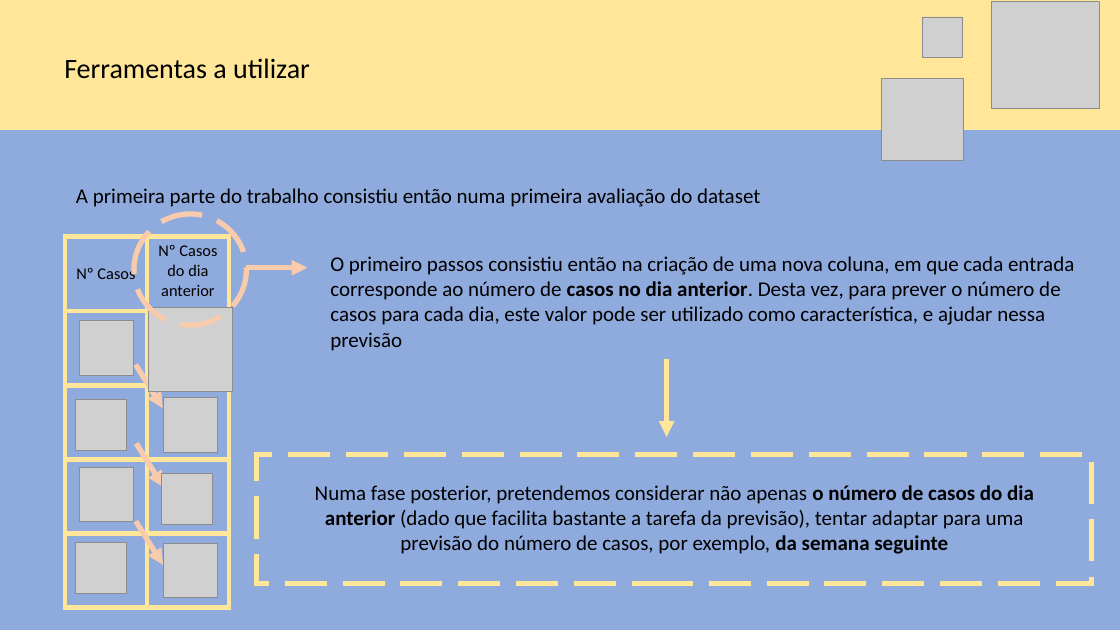
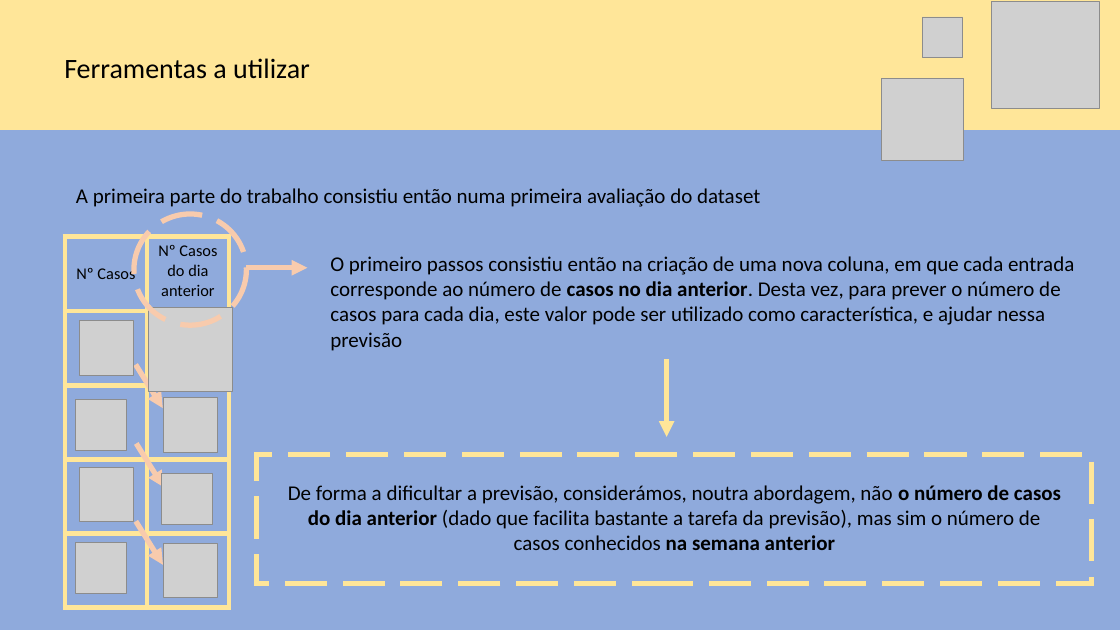
Before and after one commit to fsbarros98/IART_classes, a slide deck: slide 3 of COVID-19/presentations/Checkpoint 10 de Maio.pptx. Drawn at 1120x630 pixels with LibreOffice and Linux fonts; fonts in the diff are those of the drawing; grey boxes stand for pictures. Boxes give left, top, right and bottom in pixels: in the first picture for what was removed or moved away, otherwise in the second. Text is boxed around its words. In the diff, an @@ line names an element or a change of style, - is before the commit and + after.

Commit message:
minor ppt changes

```diff
--- a/COVID-19/presentations/Checkpoint 10 de Maio.pptx
+++ b/COVID-19/presentations/Checkpoint 10 de Maio.pptx
@@ text at [288,485,1061,550]: text changed @@
-Numa fase posterior, pretendemos considerar não apenas o número de casos do dia anterior (dado que facilita bastante a tarefa da previsão), tentar adaptar para uma previsão do número de casos, por exemplo, da semana seguinte
+De forma a dificultar a previsão, considerámos, noutra abordagem, não o número de casos do dia anterior (dado que facilita bastante a tarefa da previsão), mas sim o número de casos conhecidos na semana anterior
```
Also in this commit, not shown: 1 other file.
